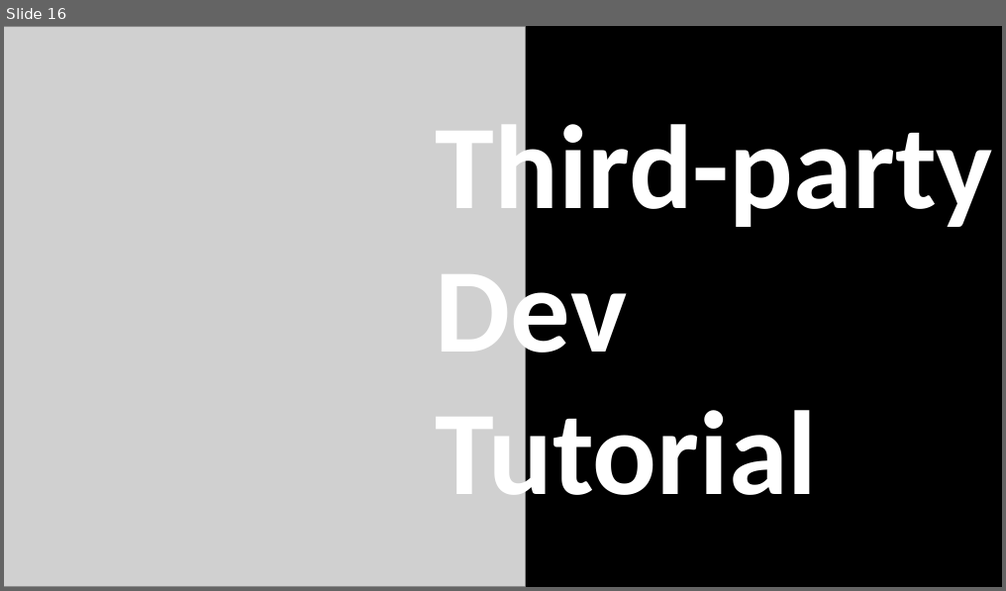
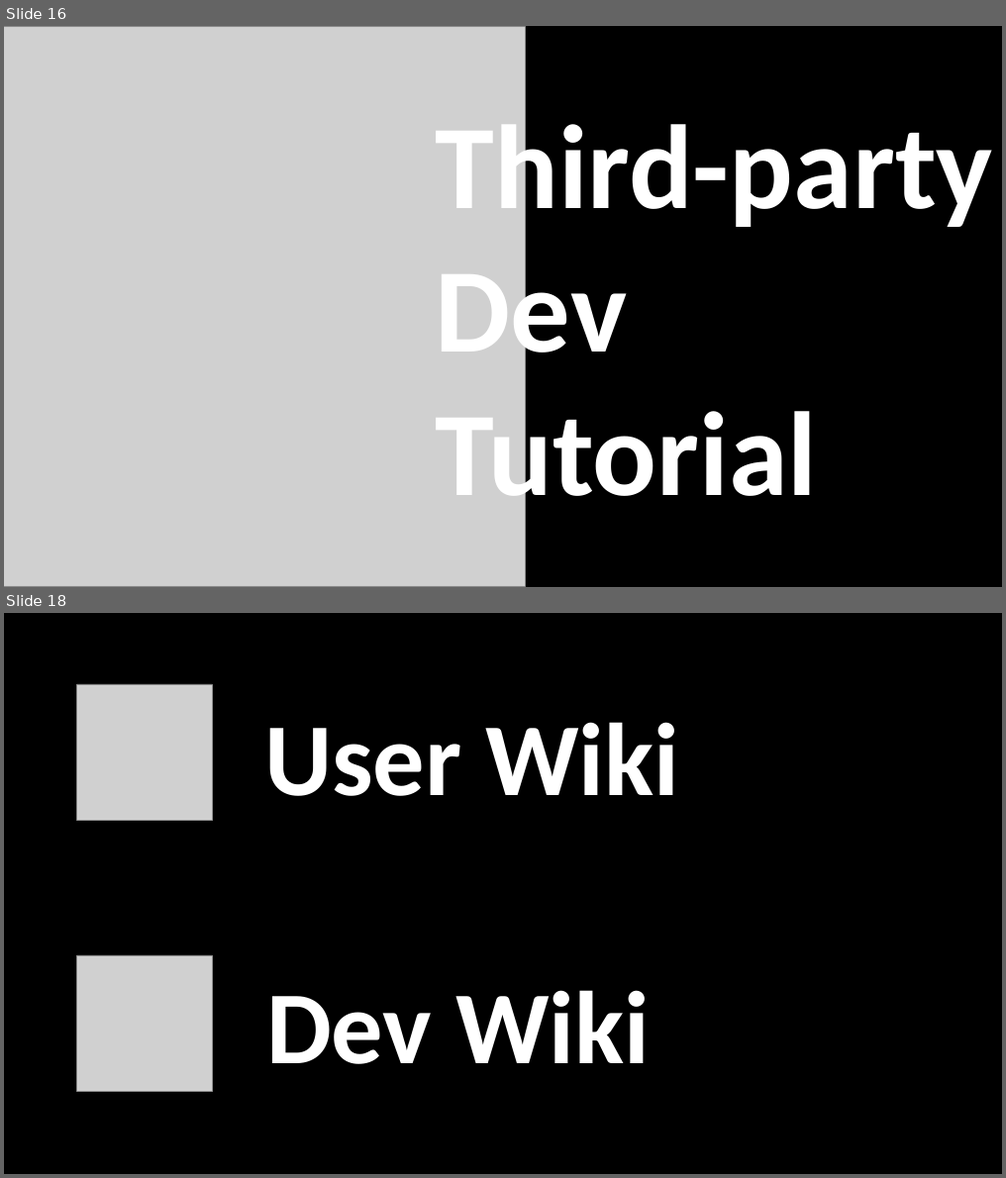
Before and after one commit to MiniGameWorlds/MiniGameWorld, a slide deck: resources/MiniGameWorld.pptx. Shown one above the other, each under a label of ours: slide 16 before the commit, slides 16 and 18 after it; the slides between them are not shown. The pictures are 1006x591 and 1006x1178 pixels, drawn with LibreOffice and Linux fonts; fonts in the diff are those of the drawing; grey boxes stand for pictures. Boxes give left, top, right and bottom in pixels: in the first picture for what was removed or moved away, otherwise in the second. Text is boxed around its words. In the diff, an @@ line names an element or a change of style, - is before the commit and + after.

Commit message:
edit wiki

```diff
--- a/resources/MiniGameWorld.pptx
+++ b/resources/MiniGameWorld.pptx
@@ slide 18 added at (x1=4, y1=613, x2=1002, y2=1174), background #000000 @@
@@ picture added at (x1=76, y1=684, x2=213, y2=820) @@
@@ text added at (x1=264, y1=722, x2=679, y2=796), 199 pt, text #FFFFFF, bold @@
+User Wiki
@@ picture added at (x1=76, y1=956, x2=213, y2=1091) @@
@@ text added at (x1=266, y1=990, x2=649, y2=1064), 199 pt, text #FFFFFF, bold @@
+Dev Wiki
```
Also in this commit, not shown: 1 slide changed, 1 other slide added, 9 other files.
